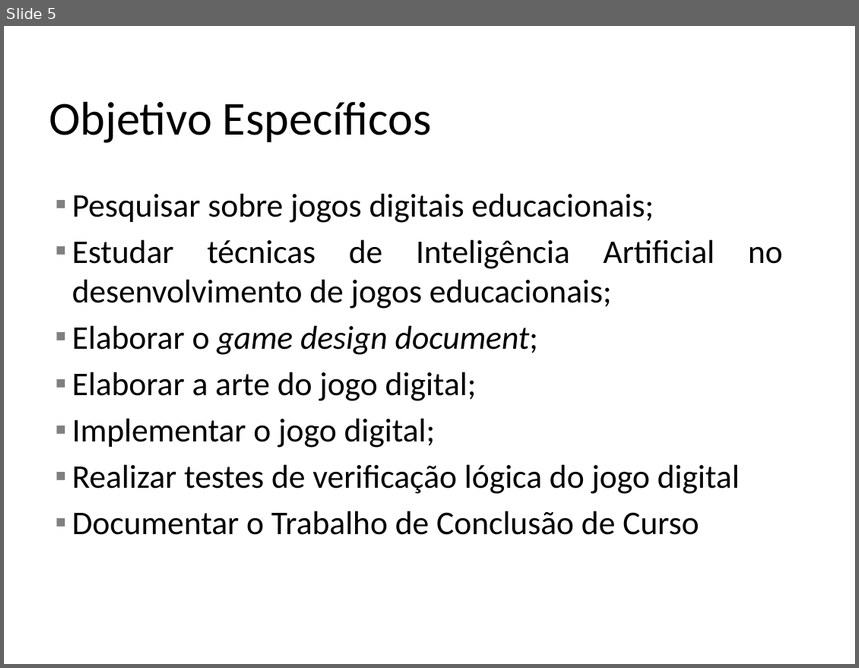
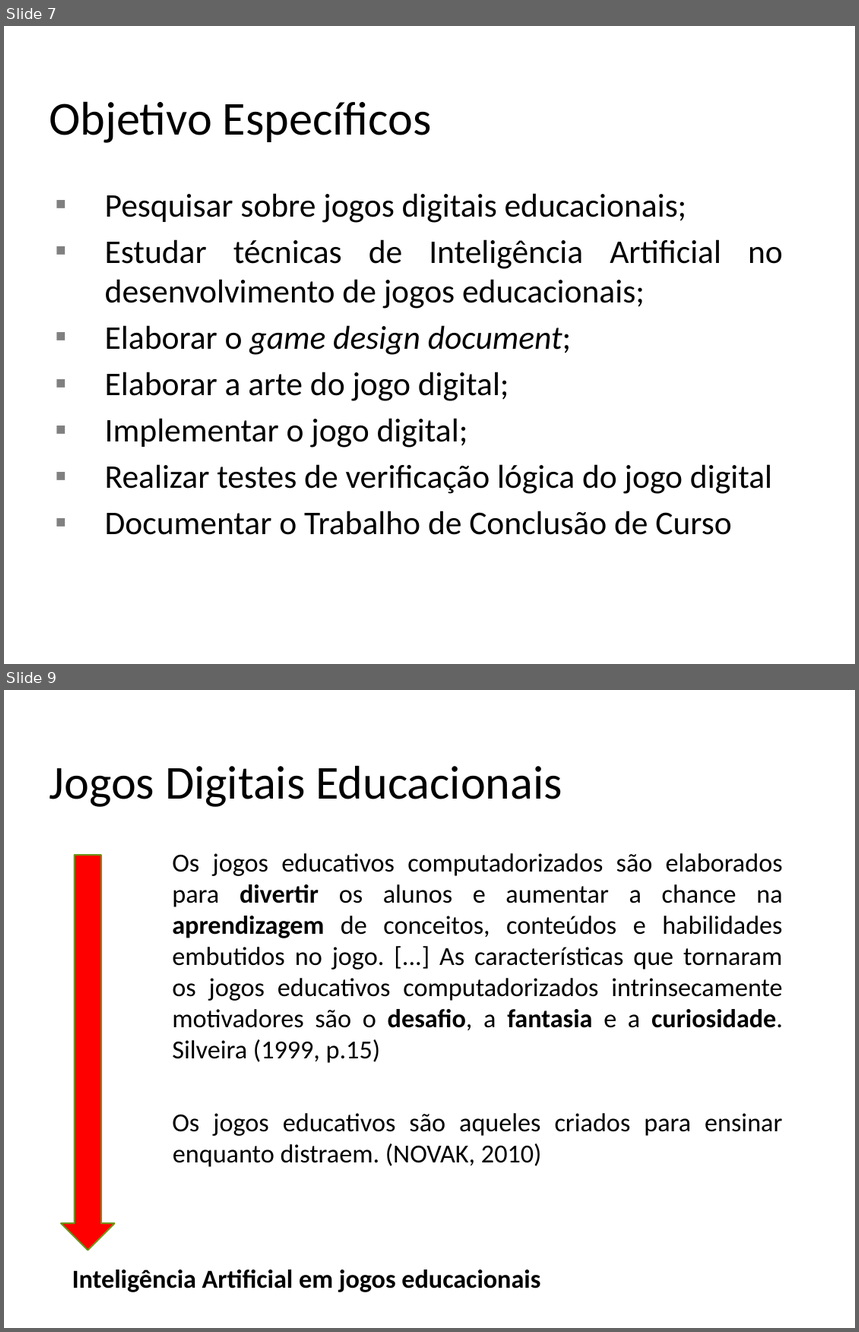
Before and after one commit to zehamarall/tcc, a slide deck: Doc/Apresentacao TCCII.pptx. Shown one above the other, each under a label of ours: slide 5 before the commit, slides 7 and 9 after it; the slides between them are not shown. The pictures are 859x668 and 859x1332 pixels, drawn with LibreOffice and Linux fonts; fonts in the diff are those of the drawing; background and template pictures are left out. Boxes give left, top, right and bottom in pixels: in the first picture for what was removed or moved away, otherwise in the second. Text is boxed around its words. In the diff, an @@ line names an element or a change of style, - is before the commit and + after.

Commit message:
atualizando documentação

```diff
--- a/Doc/Apresentacao TCCII.pptx
+++ b/Doc/Apresentacao TCCII.pptx
@@ slide 9 added at (4,690,855,1328), background #FFFFFF @@
@@ title added at (50,765,563,807), 40 pt, text #000000 @@
+Jogos Digitais Educacionais
@@ right arrow added at (61,855,115,1251), fill #FF0000, outline #70931A 1.25 pt @@
@@ text added at (72,853,783,1293), 22 pt, text #000000 @@
+Os jogos educativos computadorizados são elaborados para divertir os alunos e aumentar a chance na aprendizagem de conceitos, conteúdos e habilidades embutidos no jogo. [...] As características que tornaram os jogos educativos computadorizados intrinsecamente motivadores são o desafio, a fantasia e a curiosidade. Silveira (1999, p.15)
+Os jogos educativos são aqueles criados para ensinar enquanto distraem. (NOVAK, 2010)
+Inteligência Artificial em jogos educacionais
@@ what was slide 5 is now slide 7 @@
@@ slide 7 changed as well @@
@@ text "Pesquisar sobre jogos digitais educacionais;" at (105,193,783,535): indent changed @@
```
Also in this commit, not shown: 10 other slides changed, 11 other slides added, 10 slides removed, 1 other file.
